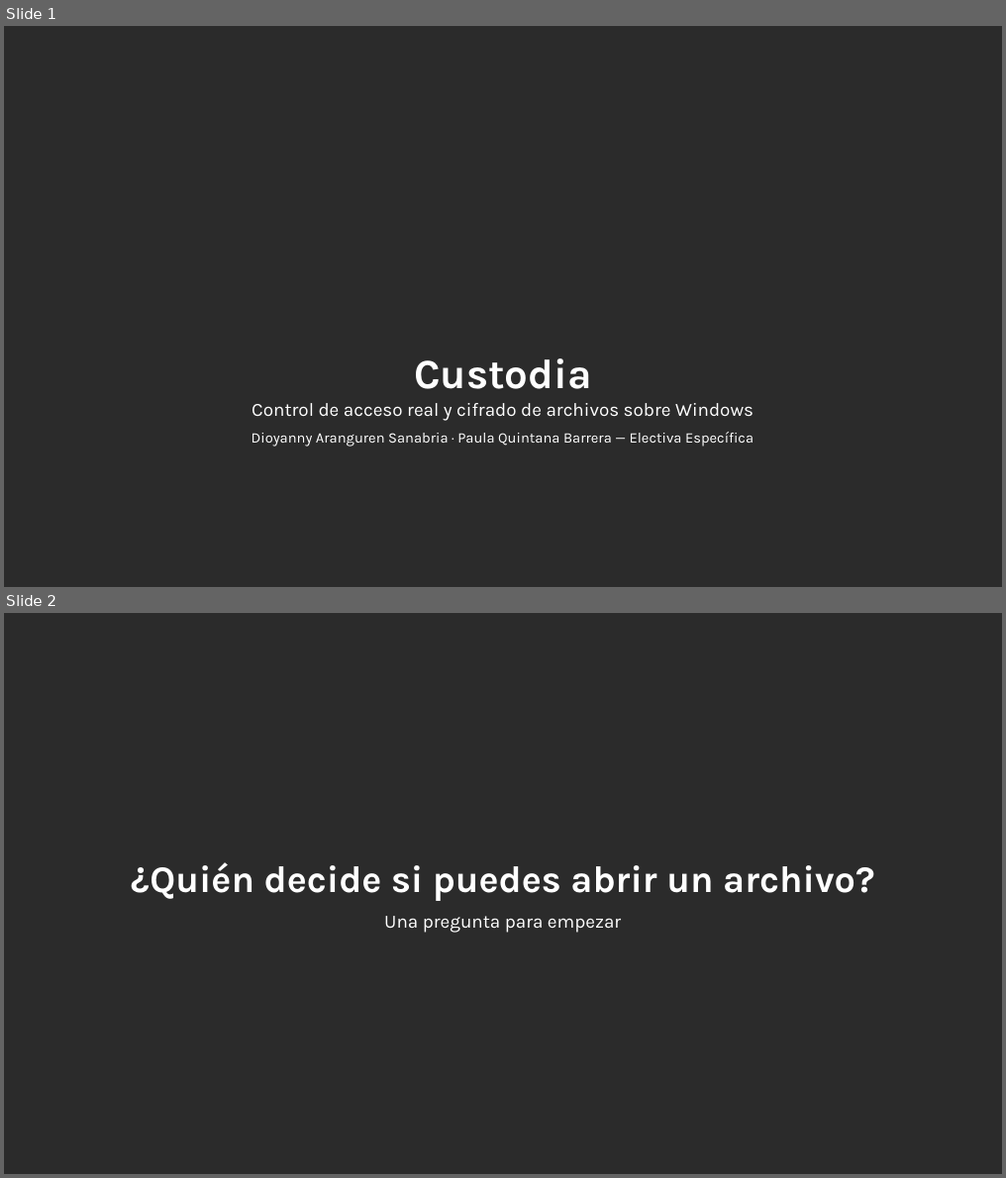
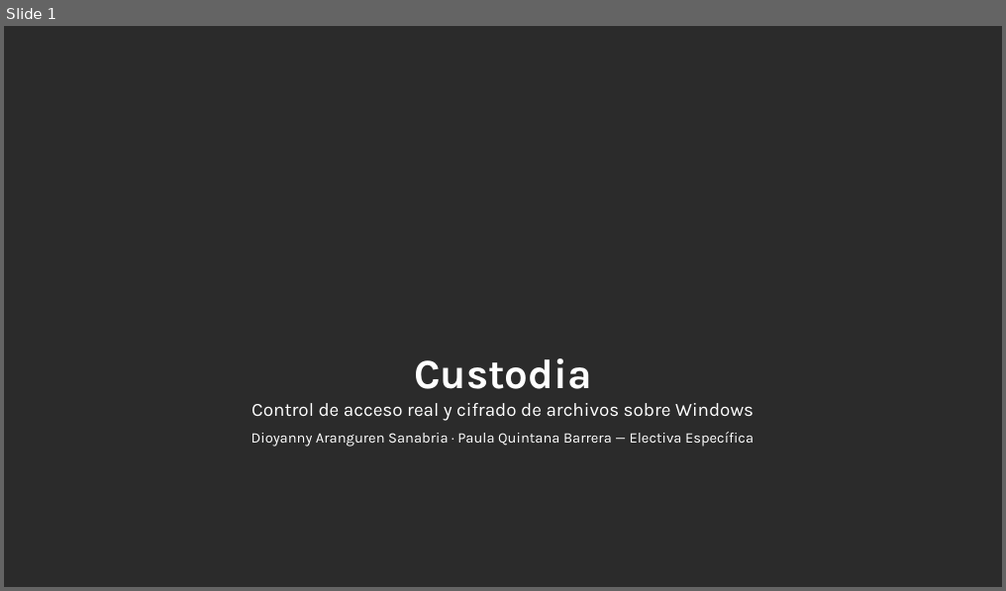
Before and after one commit to yanni2327/custodia, a slide deck: docs/Custodia_charla_TED.pptx. Shown one above the other, each under a label of ours: slides 1 and 2 before the commit, slide 1 after it. The pictures are 1006x1178 and 1006x591 pixels, drawn with LibreOffice and Linux fonts; fonts in the diff are those of the drawing; background and template pictures are left out; a plain dark background stands for a picture behind light text. Boxes give left, top, right and bottom in pixels: in the first picture for what was removed or moved away, otherwise in the second. Text is boxed around its words. In the diff, an @@ line names an element or a change of style, - is before the commit and + after.

```diff
--- a/docs/Custodia_charla_TED.pptx
+++ b/docs/Custodia_charla_TED.pptx
@@ slide 2 removed at (x1=4, y1=613, x2=1002, y2=1174), background picture (left out) @@
@@ text removed at (x1=131, y1=862, x2=874, y2=933) @@
-¿Quién decide si puedes abrir un archivo?
-Una pregunta para empezar
```
Also in this commit, not shown: 1 slide changed, 3 other slides removed, 1 other file.
